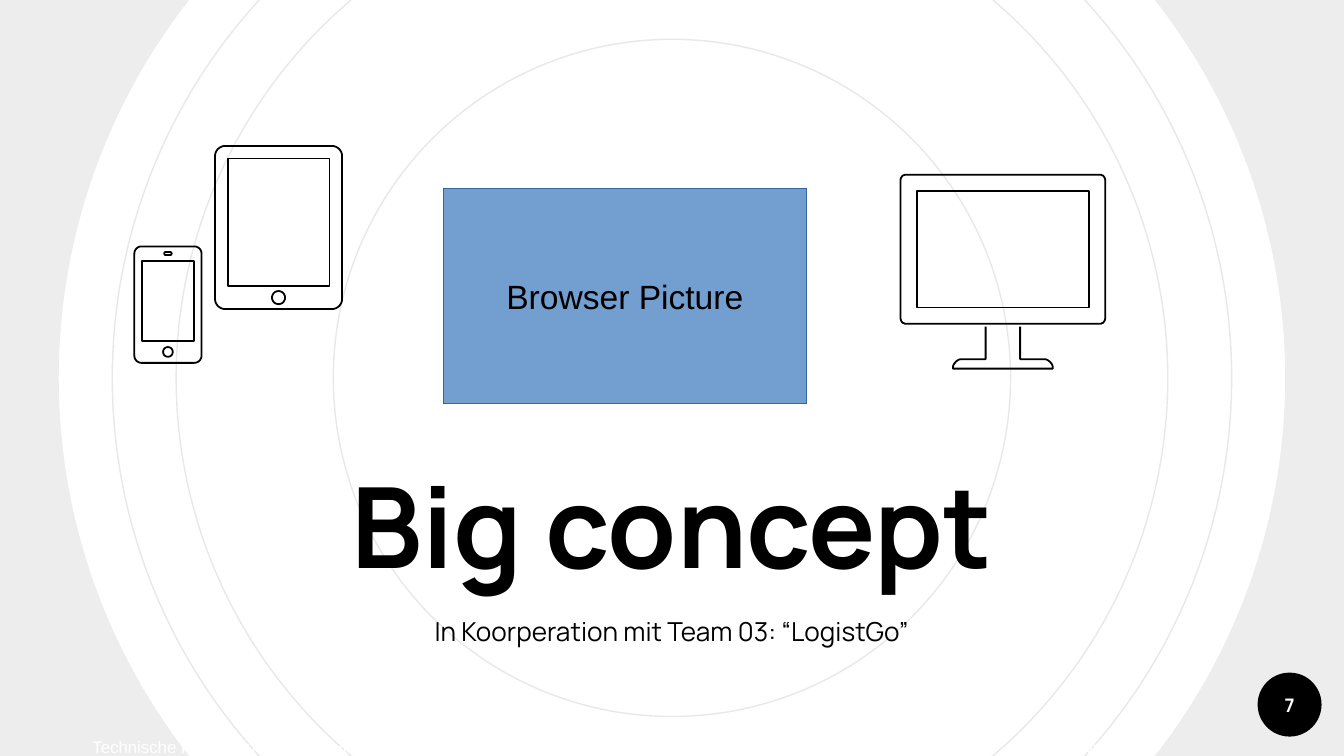
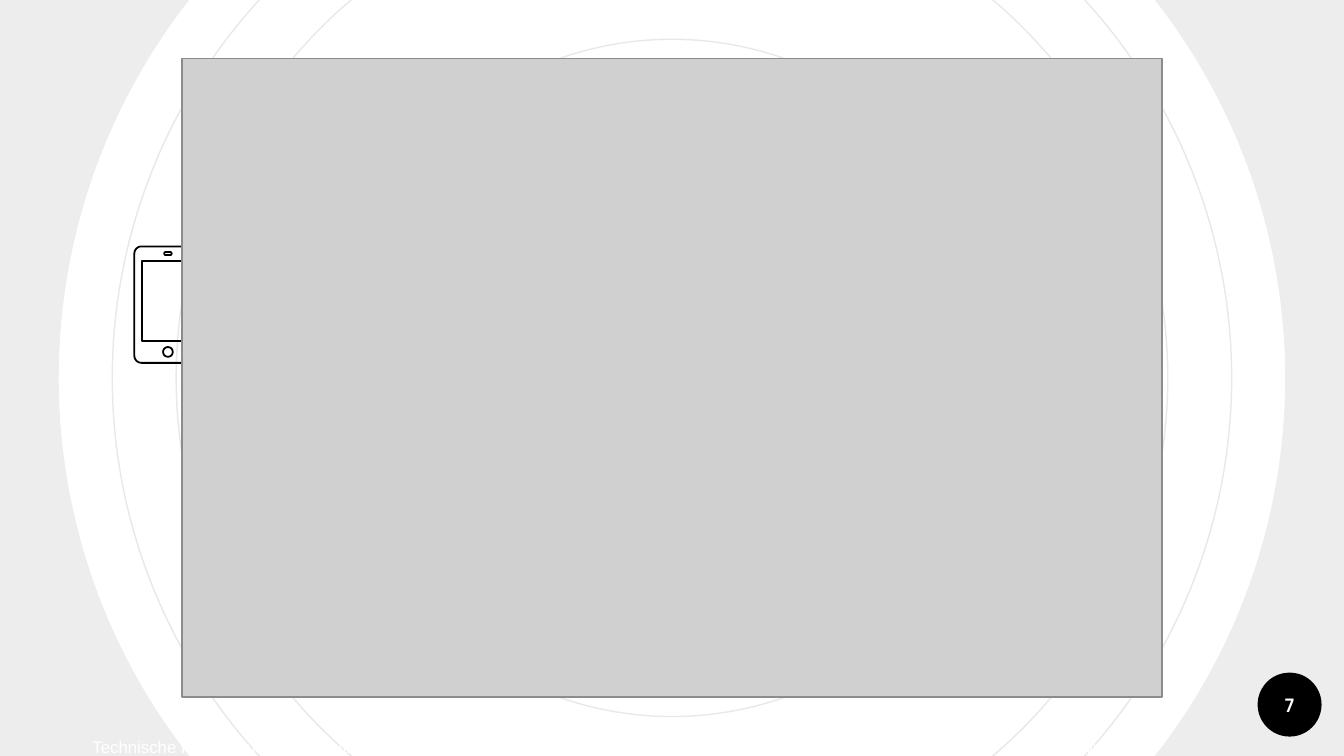
Before and after one commit to matthias-eb/SYP_team02, a slide deck: slide 7 of docs/Praesentation_Prototyp/Prototyp_Präsentation.pptx. Drawn at 1344x756 pixels with LibreOffice and Linux fonts; fonts in the diff are those of the drawing; grey boxes stand for pictures; background and template pictures are left out. Boxes give left, top, right and bottom in pixels: in the first picture for what was removed or moved away, otherwise in the second. Text is boxed around its words. In the diff, an @@ line names an element or a change of style, - is before the commit and + after.

Commit message:
browser logo eingefügt

```diff
--- a/docs/Praesentation_Prototyp/Prototyp_Präsentation.pptx
+++ b/docs/Praesentation_Prototyp/Prototyp_Präsentation.pptx
@@ picture added at [181,59,1161,698] @@
@@ freeform shape removed at [215,146,343,309] @@
@@ freeform shape removed at [900,175,1105,324] @@
@@ rectangle removed at [444,188,806,403] @@
-Browser Picture
@@ freeform shape removed at [953,327,1052,368] @@
@@ text removed at [352,486,992,597] @@
-Big concept
```
Also in this commit, not shown: 2 other slides changed.
